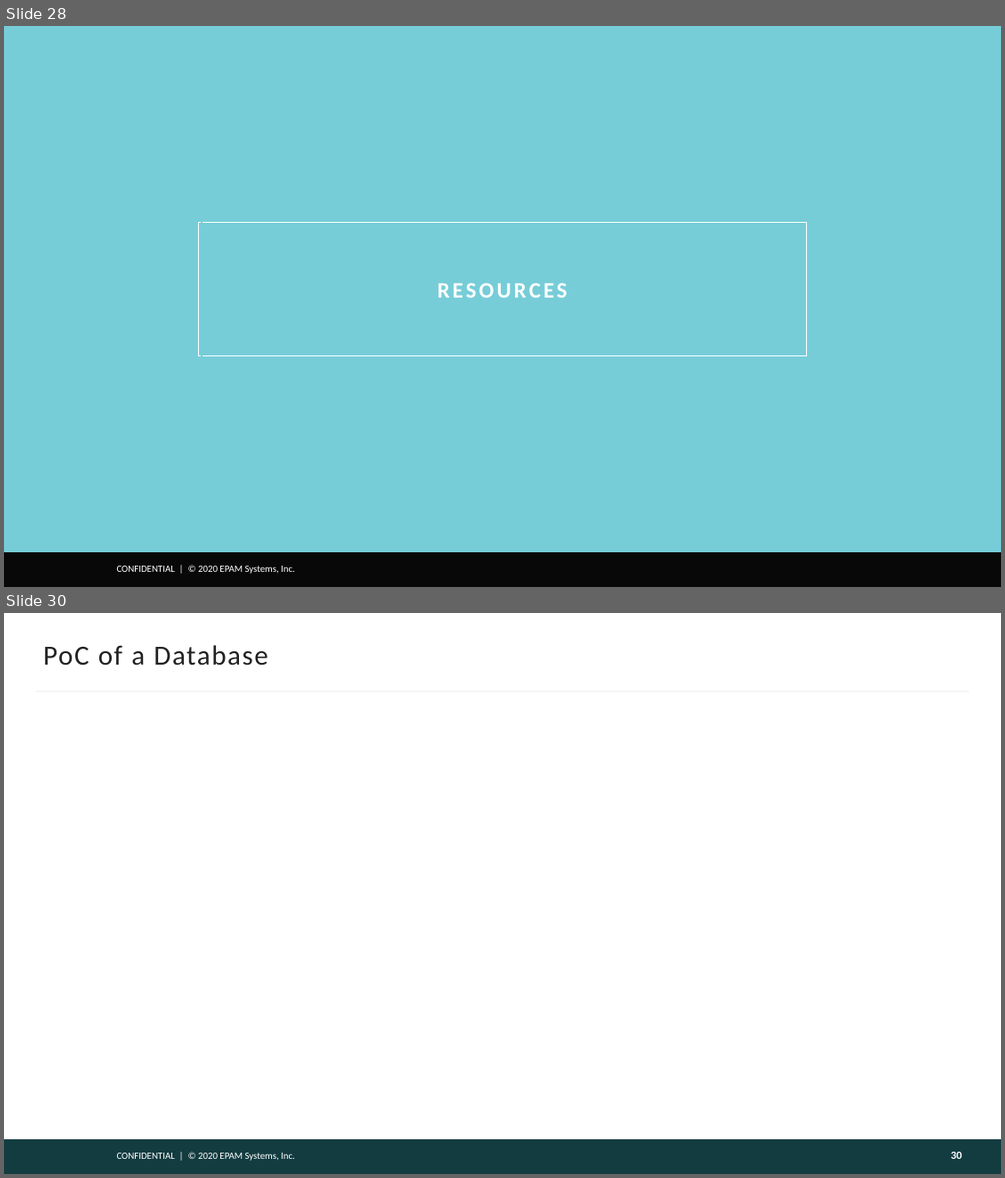
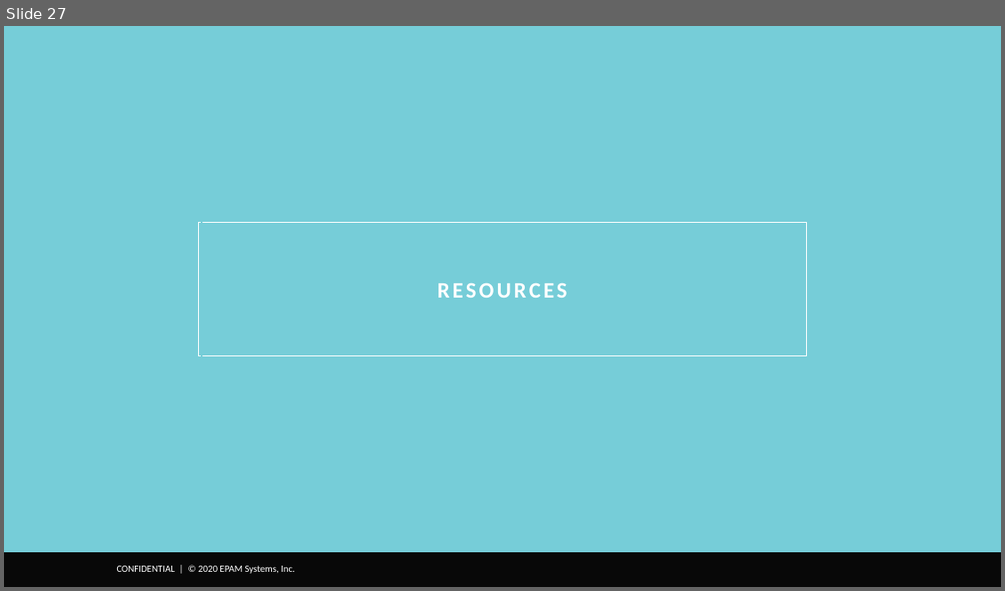
Before and after one commit to AndreyQC/MSBI.Lab, a slide deck: MSBI.E01-Intro/MSBI.Dev.S21E01.pptx. Shown one above the other, each under a label of ours: slides 28 and 30 before the commit, slide 27 after it; the slides between them are not shown. The pictures are 1005x1178 and 1005x591 pixels, drawn with LibreOffice and Linux fonts; fonts in the diff are those of the drawing; background and template pictures are left out. Boxes give left, top, right and bottom in pixels: in the first picture for what was removed or moved away, otherwise in the second. Text is boxed around its words. In the diff, an @@ line names an element or a change of style, - is before the commit and + after.

```diff
--- a/MSBI.E01-Intro/MSBI.Dev.S21E01.pptx
+++ b/MSBI.E01-Intro/MSBI.Dev.S21E01.pptx
@@ slide 30 removed at [4, 613, 1001, 1174], background #FFFFFF; not listed: 1 template element that a slide beside it also shows @@
@@ title removed at [43, 645, 267, 666] @@
-PoC of a Database
@@ line removed from (36, 690) to (969, 690) @@
@@ rectangle removed at [4, 1139, 1001, 1174] @@
@@ page number removed at [951, 1151, 963, 1159] @@
-30
@@ what was slide 28 is now slide 27 @@
```
Also in this commit, not shown: 3 slides changed, 1 other slide removed, 1 other file.
